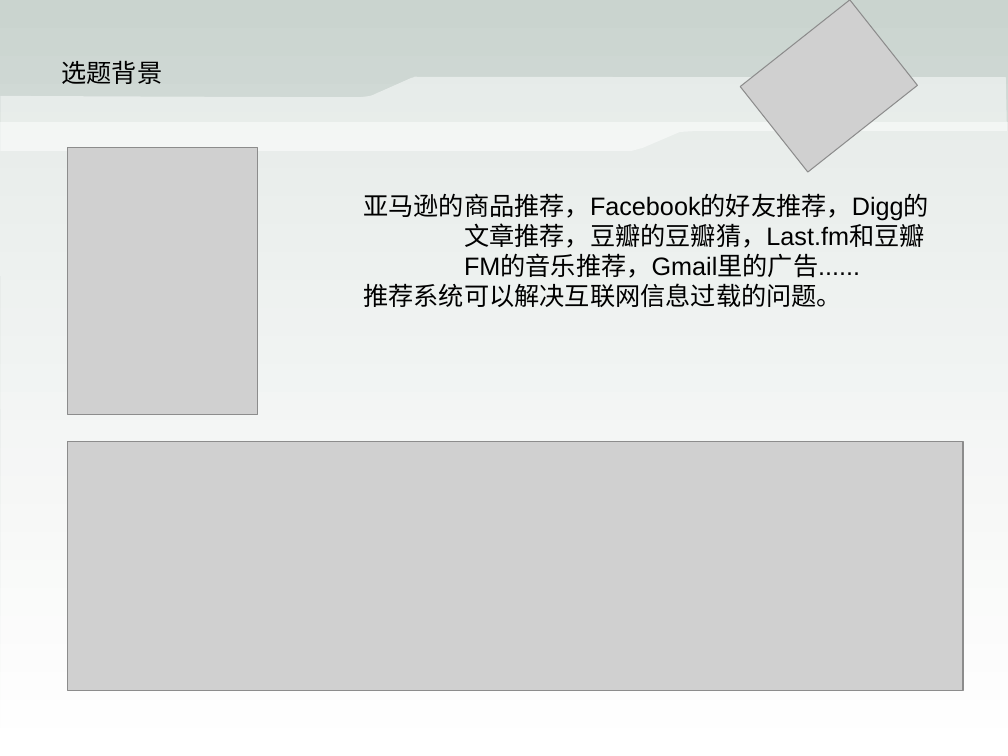
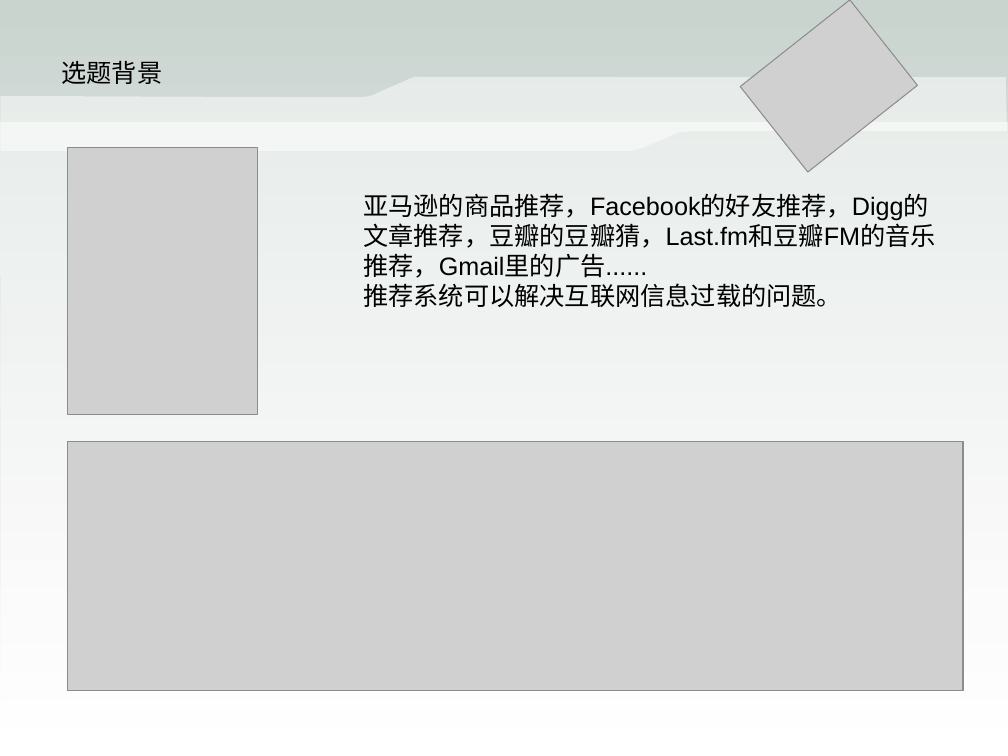
Before and after one commit to doomruin/Gradus, a slide deck: slide 3 of graduation fieldwork/中期答辩.ppt. Drawn at 1008x756 pixels with LibreOffice and Linux fonts; fonts in the diff are those of the drawing; grey boxes stand for pictures. Boxes give left, top, right and bottom in pixels: in the first picture for what was removed or moved away, otherwise in the second. Text is boxed around its words. In the diff, an @@ line names an element or a change of style, - is before the commit and + after.

```diff
--- a/graduation fieldwork/中期答辩.ppt
+++ b/graduation fieldwork/中期答辩.ppt
@@ text "亚马逊的商品推荐，Facebook的好友推荐，Digg的文章推荐，豆瓣的豆瓣猜，Last.fm和豆瓣FM的音乐推荐，Gm ..." at <box>363,193,936,307</box>: indent changed @@
```
Also in this commit, not shown: 12 other slides changed, 1 slide added, 1 slide removed, 2 other files.
